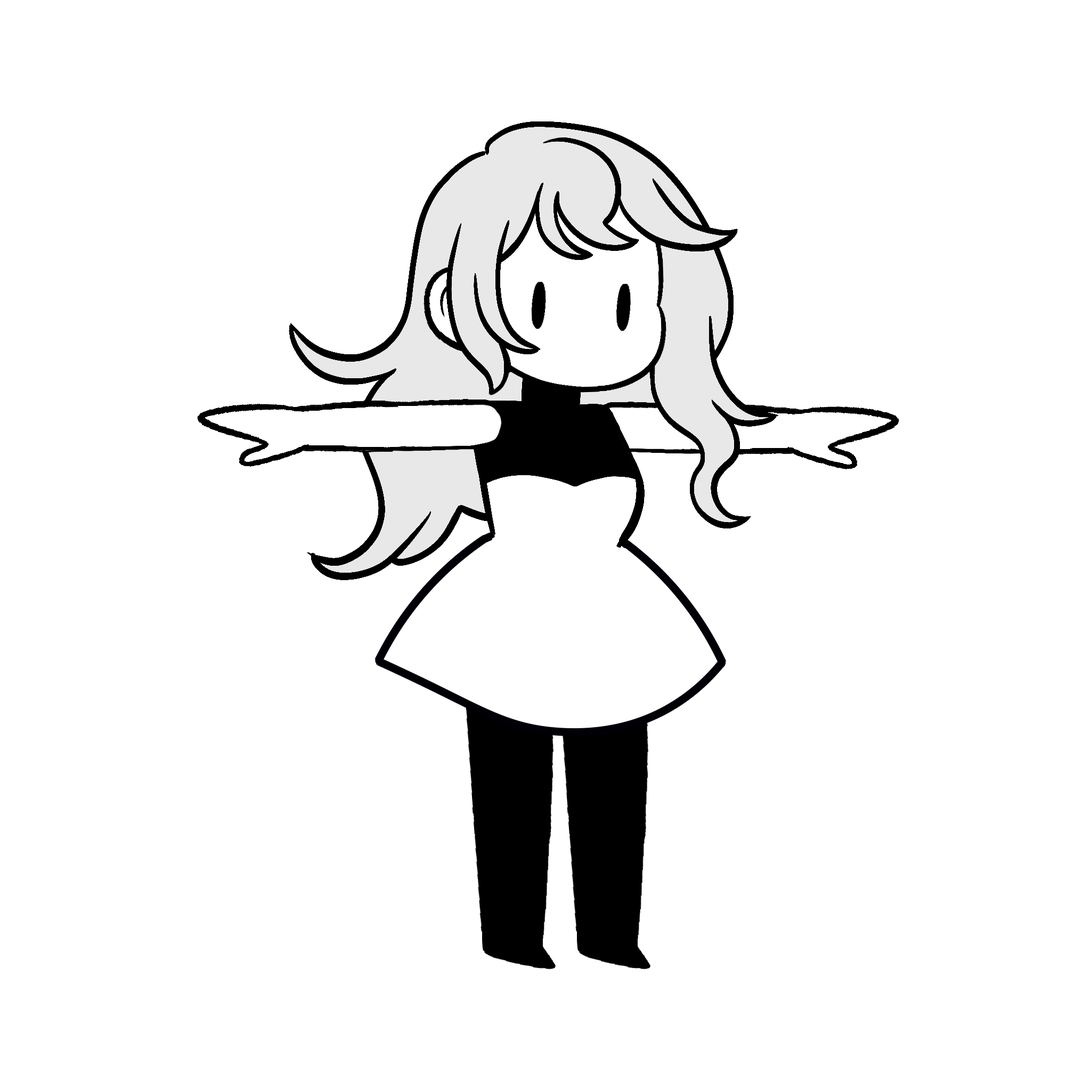
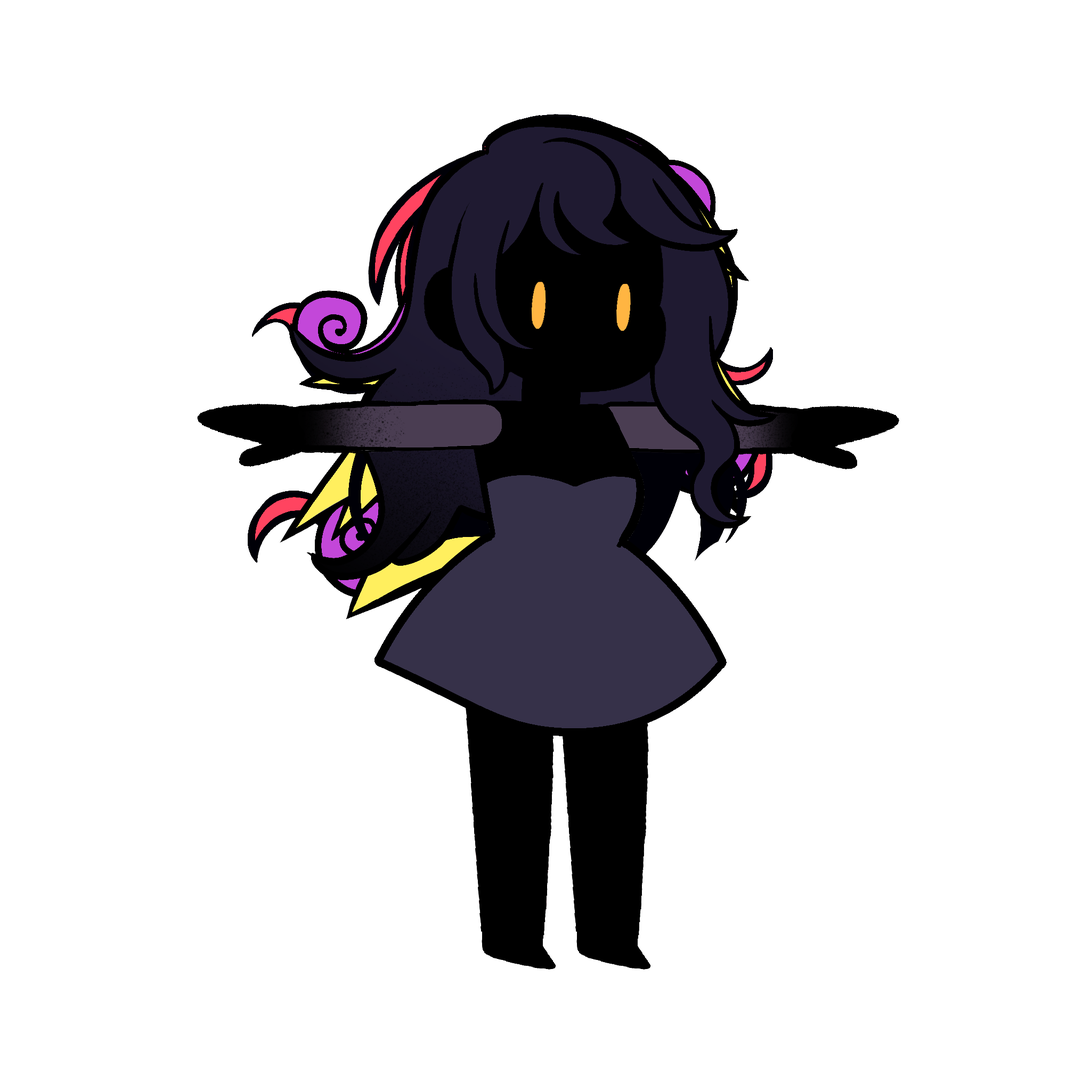
The second (1091, 1091) image is a revision of the first. Changes to its layers:
removed group "Player" (19 layers) over [197,121,900,970]
removed layer "Hair Fringe" (1st of 7, in "Player") from group "Player" over [446,136,739,396]
removed layer "Head" (1st of 7, in "Player") from group "Player" over [423,162,667,393]
removed layer "Hair Dangle" (1st of 7, in "Player") from group "Player" over [645,285,779,529]
removed layer "Torso" (1st of 7, in "Player") from group "Player" over [472,347,645,603]
removed layer "Skirt" (1st of 7, in "Player") from group "Player" over [374,529,727,737]
removed layer "Left Leg 1" (1st of 7, in "Player") from group "Player" over [461,622,555,854]
removed layer "Right Leg 1" (1st of 7, in "Player") from group "Player" over [555,622,650,854]
removed layer "Hair Back" (1st of 7, in "Player") from group "Player" over [288,121,734,581]
showed group "Silhouette" (19 layers) over [197,121,900,970]
added layer "Silhouette Left Leg 1" in group "Silhouette" over [461,622,555,854]
added layer "Silhouette Right Leg 1" in group "Silhouette" over [555,622,650,854]
showed group "Despair" (19 layers) over [197,122,900,970]
added layer "Despair Left Leg 1" in group "Despair" over [461,622,555,854]
added layer "Despair Right Leg 1" in group "Despair" over [555,622,650,854]
showed group "Anxiety" (19 layers) over [197,118,900,970]
added layer "Anxiety Right Leg 1" in group "Anxiety" over [555,622,650,854]
showed group "Paranoia" (19 layers) over [197,116,900,970]
added layer "Paranoia Right Leg 1" in group "Paranoia" over [555,622,650,854]
showed group "Rage" (19 layers) over [197,114,900,970]
added layer "Rage Right Leg 1" in group "Rage" over [555,622,650,854]
showed group "Endgame" (19 layers) over [197,121,900,970]
added layer "EG Skirt" in group "Endgame" over [374,529,727,737]
added layer "EG Right Leg 1" in group "Endgame" over [555,622,650,854]
…and 35 more changes (21 added, 1 moved_by, 2 painted, 11 removed, 3 renamed)
